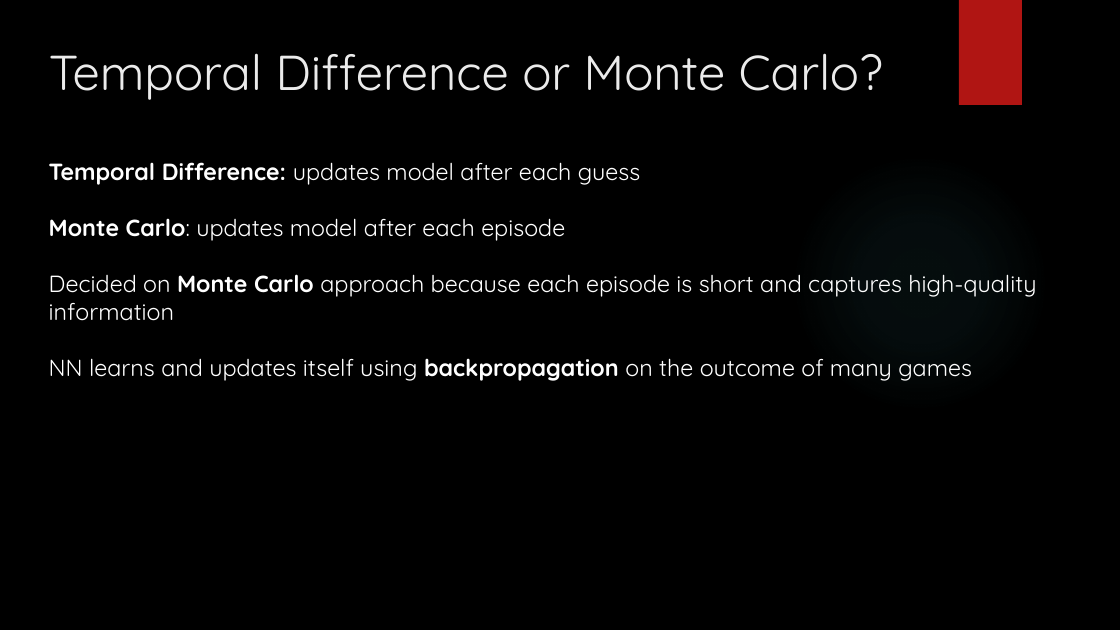
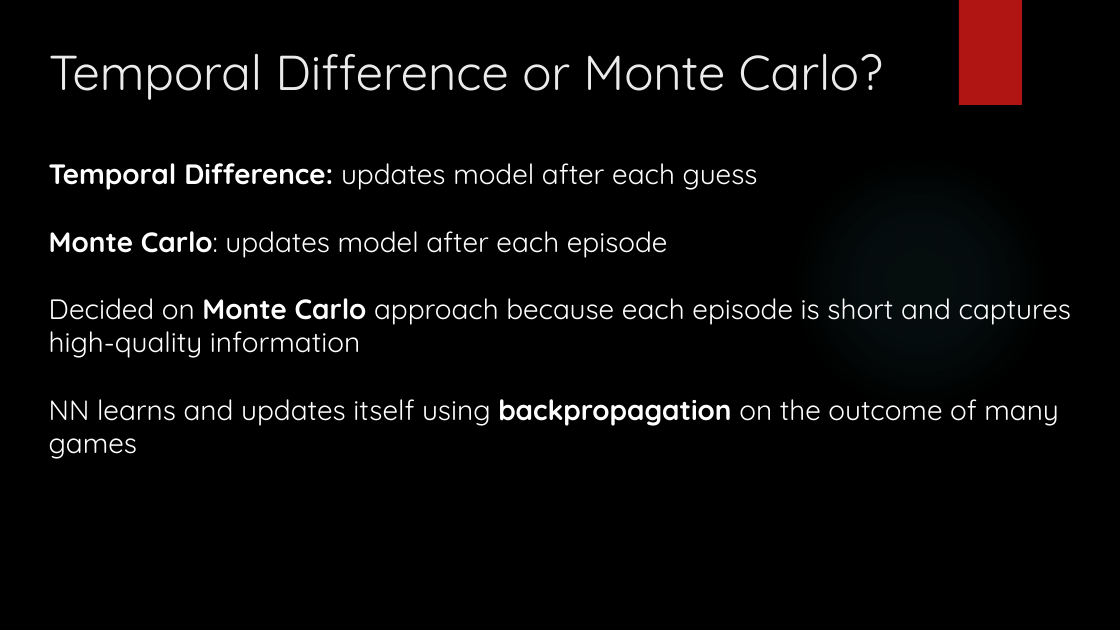
Before and after one commit to gilsh2/final_ai_project, a slide deck: slide 12 of ai_final_project_mastermind.pptx. Drawn at 1120x630 pixels with LibreOffice and Linux fonts; fonts in the diff are those of the drawing; background and template pictures are left out. Boxes give left, top, right and bottom in pixels: in the first picture for what was removed or moved away, otherwise in the second. Text is boxed around its words. In the diff, an @@ line names an element or a change of style, - is before the commit and + after.

```diff
--- a/ai_final_project_mastermind.pptx
+++ b/ai_final_project_mastermind.pptx
@@ text "Temporal Difference: updates model after ..." at bbox=[49, 163, 1071, 459]: size 20 to 24 pt @@
```
Also in this commit, not shown: 12 other slides changed, 1 slide removed.
